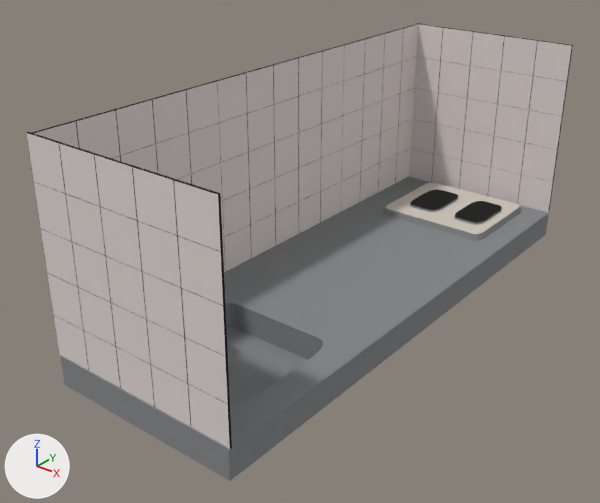
What one commit did to the glTF model src/models/Sink.glb.
One viewpoint serves both versions: a camera (50 mm lens) standing at (-1.426, -3.792, 1.983) and looking at (-2.6, -2.325, 1.074). The axes (+X, +Y, +Z) are drawn at lower left. The lights are the same throughout. Where no turn or scale is listed for an object, it has been applied to the vertices. Vertices at the same position are counted once.

Names of what the first picture shows: 'Sink'.
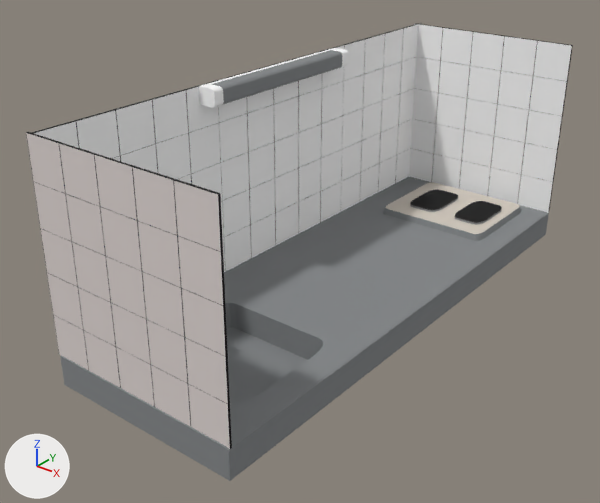
Pixel boxes [x1, y1, x2, y2] of what changed, in the pictures (600 x 503 px):
part 1 of me_cube_021, added
    after: [199, 48, 349, 108]
part 2 of me_cube_021, recoloured
    both: [34, 24, 572, 272]

The edits, one by one:
Material "White Rubik's Cube" (mat_white_rubik_s_cube) is new.
Its base color is (1.0, 1.0, 1.0) (white #ffffff).
Its roughness is 1.0.
me_cube_021 is used by ob_sink; location (-2.542, -1.999, 0.95).
me_cube_021 had 4308 vertices, 6596 faces and spanned x -0.259..0.251, y -0.921..0.514, z -0.038..0.541.
me_cube_021 now has 4374 vertices, 6724 faces and spans x -0.259..0.251, y -0.921..0.514, z -0.038..0.541.
me_cube_021 part 1: a new loose piece of 68 vertices spanning x -0.245..-0.197, y -0.464..0.059, z 0.497..0.541.
me_cube_021 part 2: 240 faces spanning x -0.258..0.25, y -0.913..0.512, z 0.036..0.54 switch from mat_wall (light grey #e0d7d4) to mat_white_rubik_s_cube (white #ffffff).
